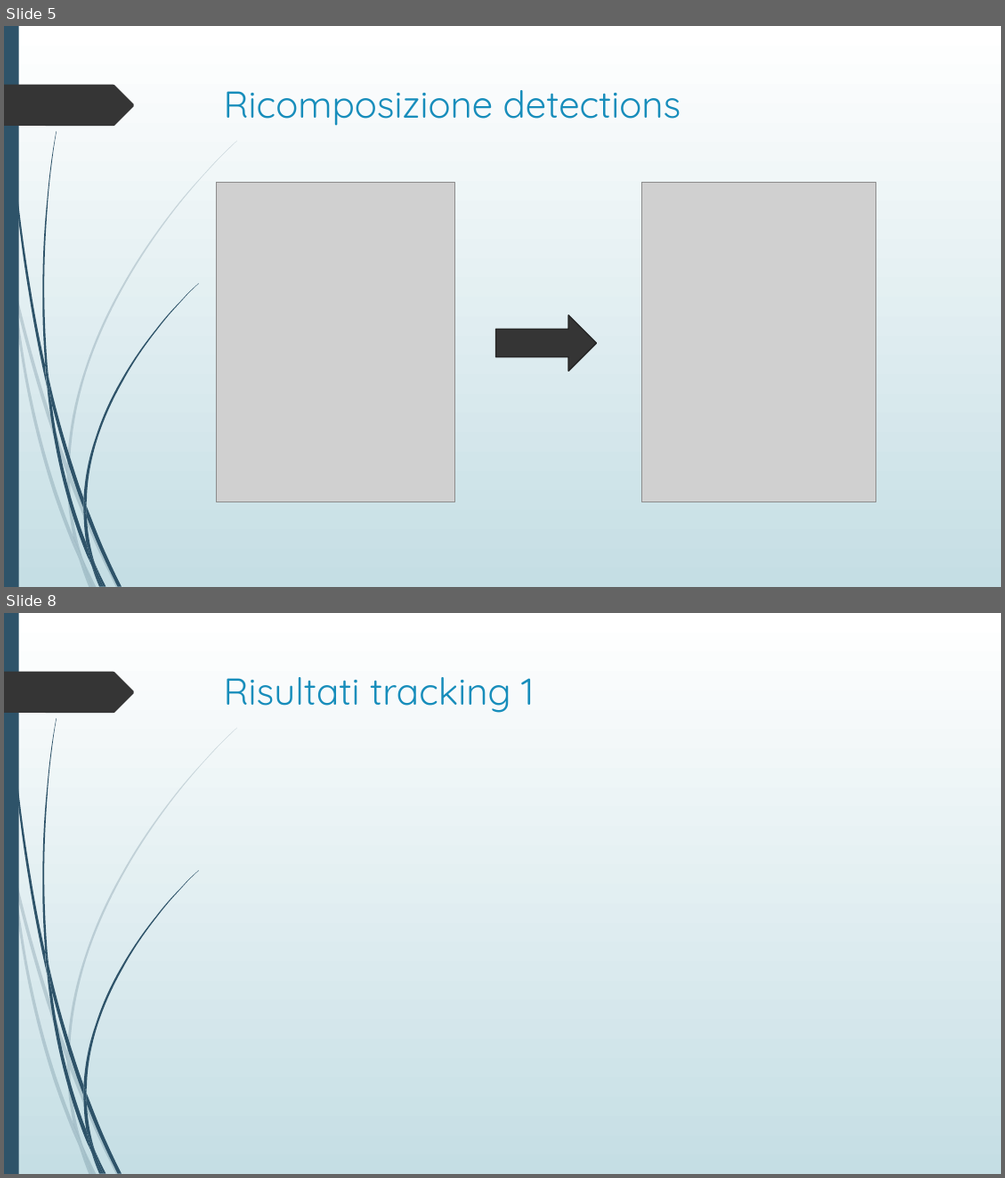
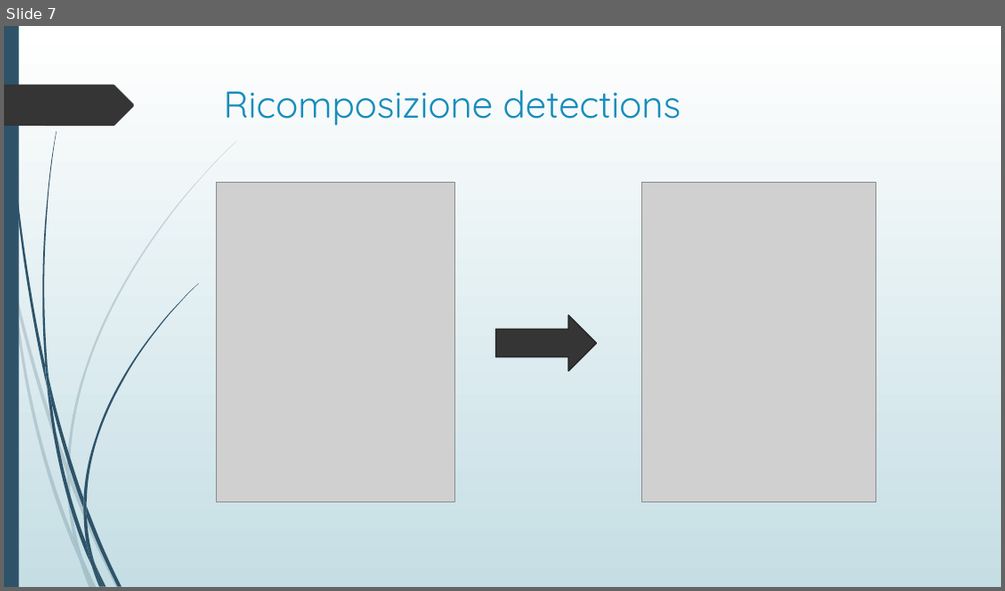
Before and after one commit to davide97l/Tesi-Laurea-Triennale, a slide deck: presentazione_tesi.pptx. Shown one above the other, each under a label of ours: slides 5 and 8 before the commit, slide 7 after it; the slides between them are not shown. The pictures are 1005x1178 and 1005x591 pixels, drawn with LibreOffice and Linux fonts; fonts in the diff are those of the drawing; grey boxes stand for pictures. Boxes give left, top, right and bottom in pixels: in the first picture for what was removed or moved away, otherwise in the second. Text is boxed around its words. In the diff, an @@ line names an element or a change of style, - is before the commit and + after.

```diff
--- a/presentazione_tesi.pptx
+++ b/presentazione_tesi.pptx
@@ slide 8 removed at (x1=4, y1=613, x2=1001, y2=1174), background gradient #FFFFFF to #C5DEE5; not listed: 24 template elements that a slide beside it also shows @@
@@ title removed at (x1=224, y1=677, x2=534, y2=713) @@
-Risultati tracking 1
@@ what was slide 5 is now slide 7 @@
```
Also in this commit, not shown: 4 slides changed, 6 slides added, 4 other slides removed, 12 other files.
